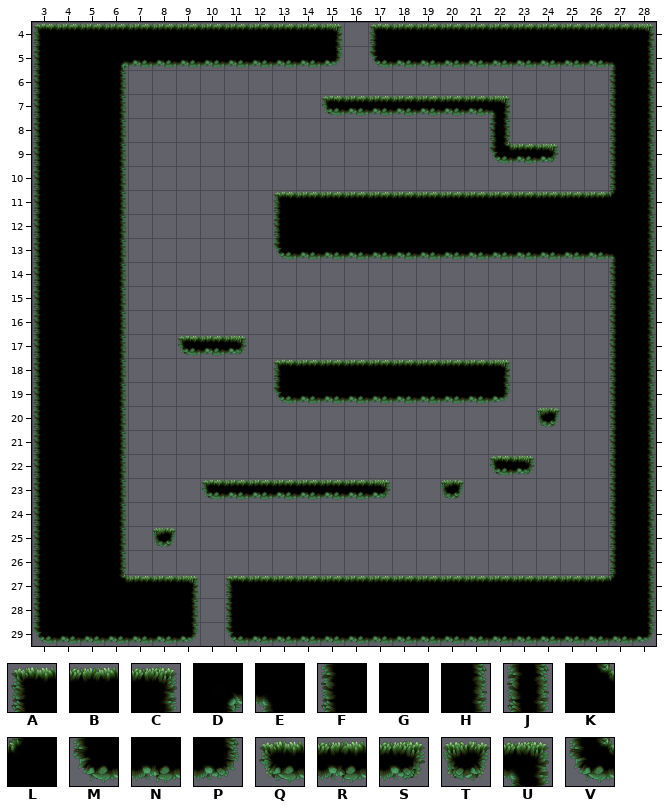
Tiled map -- Assets/Levels/Forest2/Forest2.tmx. The first picture shows the starting point.
Cells are 128x128 px. Shown: x 3..28, y 4..29.
Key: from "MossyTileSet": A 0, B 1, C 2, D 4, E 5, F 7, G 8, H 9, J 10, K 11, L 12, M 14, N 15, P 16, Q 21, R 22, S 23, T 24, U 34, V 46.
_ is an empty cell.
Layers that did not change in this view are not listed.
Layer "Camada de Blocos 1" before, first column x 3:
 4 ABBBBBBBBBBBC_ABBBBBBBBBBC
 5 FGGDNNNNNNNNP_MNNNNNNNNNEH
 6 FGGH____________________FH
 7 FGGH________QRRRRRRU____FH
 8 FGGH_______________J____FH
 9 FGGH_______________VRS__FH
10 FGGH____________________FH
11 FGGH______ABBBBBBBBBBBBBLH
12 FGGH______FGGGGGGGGGGGGGGH
13 FGGH______MNNNNNNNNNNNNNEH
14 FGGH____________________FH
15 FGGH____________________FH
16 FGGH____________________FH
17 FGGH__QRS_______________FH
18 FGGH______ABBBBBBBBC____FH
19 FGGH______MNNNNNNNNP____FH
20 FGGH_________________T__FH
21 FGGH____________________FH
22 FGGH_______________QS___FH
23 FGGH___QRRRRRRS__T______FH
24 FGGH____________________FH
25 FGGH_T__________________FH
26 FGGH____________________FH
27 FGGKBBC_ABBBBBBBBBBBBBBBLH
28 FGGGGGH_FGGGGGGGGGGGGGGGGH
29 MNNNNNP_MNNNNNNNNNNNNNNNNP
After:
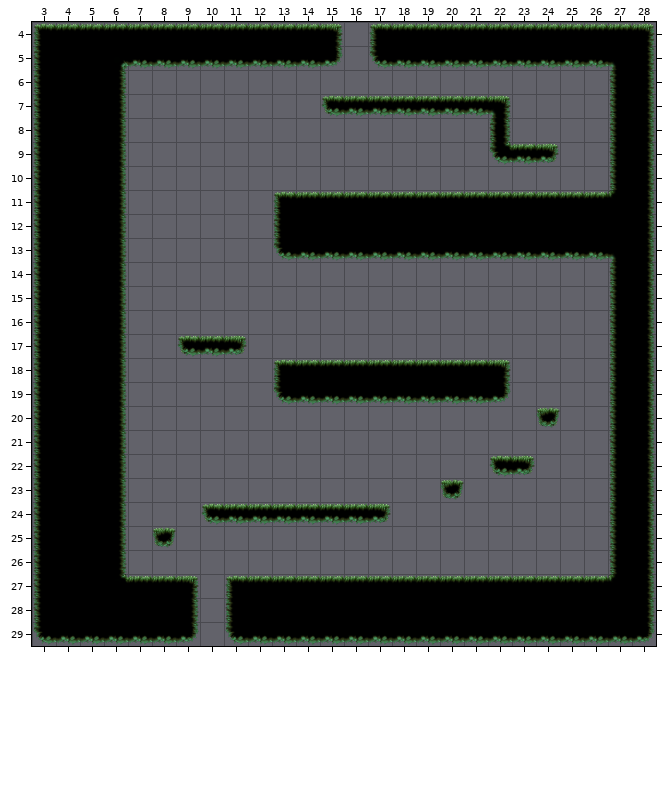
Change:
{"where": "layer \"Camada de Blocos 1\""}
{"y":23,"x":10,"old":"QRRRRRRS","new":"________"}
{"y":24,"x":10,"old":"________","new":"QRRRRRRS"}
{"label":"changed","picture_box":[201,479,391,525]}
